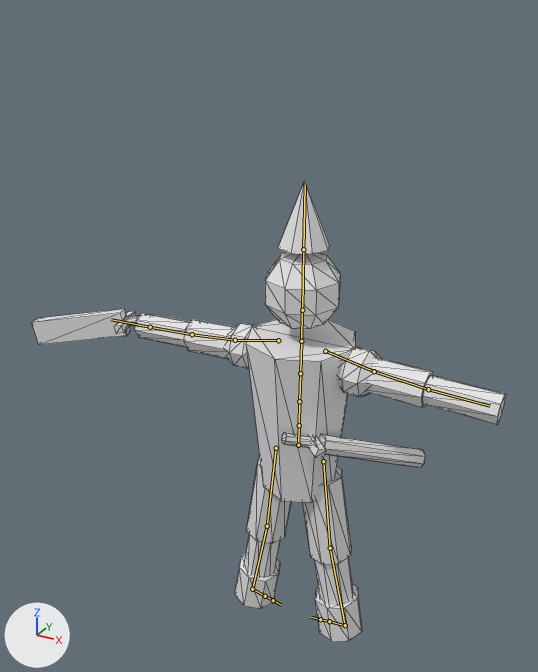
Before and after pictures for a commit that changed the glTF model public/models/peao_rpg.glb.
Before and after are seen from a camera (50 mm lens) standing at (0.525, -1.074, 1.136) and looking at (-0.099, 0.062, 0.568). The axes (+X, +Y, +Z) are drawn at lower left. The lights are the same throughout. The first picture is the older version. The bones that change, and the others that lie on the model, are drawn over the model as lines. Mesh edges are drawn as thin lines.

In view in the first picture: 'Peca_p'.
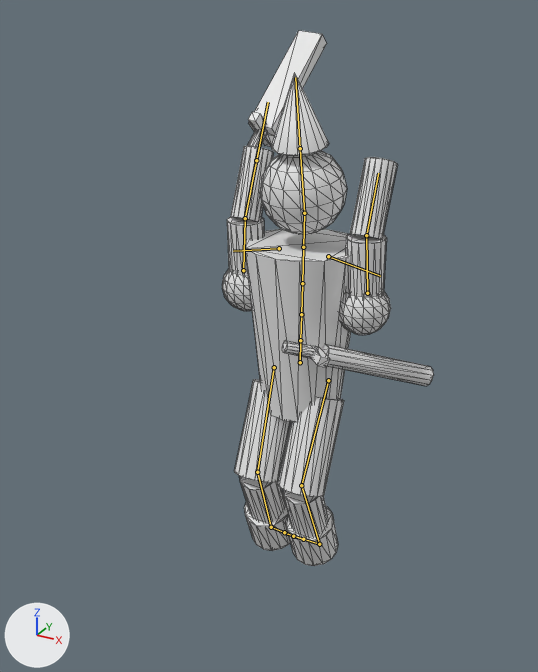
The newer file adds an action. The first version stands in its rest pose; the second is drawn at frame 12 of the action 'Comemorar'.

Patch to the scene script:
```diff
--- a/public/models/peao_rpg.glb.py
+++ b/public/models/peao_rpg.glb.py
@@ bone_mixamorig_hips @@
 bone_mixamorig_hips = bpy.data.objects['Esqueleto'].pose.bones['mixamorig:Hips']
-bone_mixamorig_hips.location = (0.0, 0.0, 0.0)
+bone_mixamorig_hips.location = (0.0, 0.17, 0.0)
@@ bone_mixamorig_leftupleg @@
 bone_mixamorig_leftupleg = bpy.data.objects['Esqueleto'].pose.bones['mixamorig:LeftUpLeg']  # child of 'mixamorig:Hips'
-bone_mixamorig_leftupleg.location = (0.0, 0.0, 0.0)
-bone_mixamorig_leftupleg.rotation_quaternion = (1.0, 0.0, 0.0, 0.0)  # degrees (0, 0, 0)
+bone_mixamorig_leftupleg.location = (-0.004, 0.002, 0.0)
+bone_mixamorig_leftupleg.rotation_quaternion = (-0.973, -0.216, 0.006, 0.077)  # degrees (25, 1, -9)
@@ bone_mixamorig_leftleg @@
 bone_mixamorig_leftleg = bpy.data.objects['Esqueleto'].pose.bones['mixamorig:LeftLeg']  # child of 'mixamorig:LeftUpLeg'
-bone_mixamorig_leftleg.rotation_quaternion = (1.0, 0.0, 0.0, 0.0)  # degrees (0, 0, 0)
+bone_mixamorig_leftleg.rotation_quaternion = (0.924, -0.382, 0.018, 0.0)  # degrees (-45, 2, -1)
@@ bone_mixamorig_rightupleg @@
 bone_mixamorig_rightupleg = bpy.data.objects['Esqueleto'].pose.bones['mixamorig:RightUpLeg']  # child of 'mixamorig:Hips'
-bone_mixamorig_rightupleg.location = (0.0, 0.0, 0.0)
-bone_mixamorig_rightupleg.rotation_quaternion = (1.0, 0.0, 0.0, 0.0)  # degrees (0, 0, 0)
+bone_mixamorig_rightupleg.location = (0.004, 0.002, 0.0)
+bone_mixamorig_rightupleg.rotation_quaternion = (-0.973, -0.216, -0.006, -0.077)  # degrees (25, -1, 9)
@@ bone_mixamorig_rightleg @@
 bone_mixamorig_rightleg = bpy.data.objects['Esqueleto'].pose.bones['mixamorig:RightLeg']  # child of 'mixamorig:RightUpLeg'
-bone_mixamorig_rightleg.rotation_quaternion = (1.0, 0.0, 0.0, 0.0)  # degrees (0, 0, 0)
+bone_mixamorig_rightleg.rotation_quaternion = (0.924, -0.382, -0.018, 0.0)  # degrees (-45, -2, 1)
@@ bone_mixamorig_leftarm @@
 bone_mixamorig_leftarm = bpy.data.objects['Esqueleto'].pose.bones['mixamorig:LeftArm']  # child of 'mixamorig:LeftShoulder'
-bone_mixamorig_leftarm.location = (0.0, 0.0, 0.0)
-bone_mixamorig_leftarm.rotation_quaternion = (1.0, 0.0, 0.0, 0.0)  # degrees (0, 0, 0)
+bone_mixamorig_leftarm.location = (0.001, -0.017, 0.035)
+bone_mixamorig_leftarm.rotation_quaternion = (0.013, 0.03, -0.645, 0.764)  # degrees (-80, -4, -179)
@@ bone_mixamorig_leftforearm @@
 bone_mixamorig_leftforearm = bpy.data.objects['Esqueleto'].pose.bones['mixamorig:LeftForeArm']  # child of 'mixamorig:LeftArm'
-bone_mixamorig_leftforearm.rotation_quaternion = (1.0, 0.0, 0.0, 0.0)  # degrees (0, 0, 0)
+bone_mixamorig_leftforearm.rotation_quaternion = (0.976, 0.005, 0.001, 0.216)  # degrees (1, 0, 25)
@@ bone_mixamorig_head @@
 bone_mixamorig_head = bpy.data.objects['Esqueleto'].pose.bones['mixamorig:Head']  # child of 'mixamorig:Neck'
-bone_mixamorig_head.rotation_quaternion = (1.0, 0.0, 0.0, 0.0)  # degrees (0, 0, 0)
+bone_mixamorig_head.rotation_quaternion = (0.995, 0.098, 0.0, 0.0)  # degrees (11, 0, 0)
@@ bone_mixamorig_rightarm @@
 bone_mixamorig_rightarm = bpy.data.objects['Esqueleto'].pose.bones['mixamorig:RightArm']  # child of 'mixamorig:RightShoulder'
-bone_mixamorig_rightarm.location = (0.0, 0.0, 0.0)
-bone_mixamorig_rightarm.rotation_quaternion = (1.0, 0.0, 0.0, 0.0)  # degrees (0, 0, 0)
+bone_mixamorig_rightarm.location = (-0.001, -0.017, 0.035)
+bone_mixamorig_rightarm.rotation_quaternion = (0.013, 0.031, 0.645, -0.764)  # degrees (-80, 4, 179)
@@ bone_mixamorig_rightforearm @@
 bone_mixamorig_rightforearm = bpy.data.objects['Esqueleto'].pose.bones['mixamorig:RightForeArm']  # child of 'mixamorig:RightArm'
-bone_mixamorig_rightforearm.rotation_quaternion = (1.0, 0.0, 0.0, 0.0)  # degrees (0, 0, 0)
+bone_mixamorig_rightforearm.rotation_quaternion = (0.976, 0.005, -0.001, -0.216)  # degrees (1, 0, -25)
```

Changed parts and their boxes [x1, y1, x2, y2] in the pictures (538 x 672 px):
'Peca_p', posed (55% narrower, 16% taller): before [32, 181, 506, 642]; after [222, 31, 433, 566]
bone 'mixamorig:Hips', root to tip: before (298, 445) to (299, 425); after (300, 362) to (300, 341)
bone 'mixamorig:LeftUpLeg', root to tip: before (323, 461) to (330, 548); after (328, 380) to (301, 485)
bone 'mixamorig:LeftLeg', root to tip: before (330, 548) to (345, 625); after (301, 485) to (319, 544)
bone 'mixamorig:RightUpLeg', root to tip: before (276, 448) to (267, 526); after (274, 367) to (257, 472)
bone 'mixamorig:RightLeg', root to tip: before (267, 526) to (252, 589); after (257, 472) to (271, 527)
bone 'mixamorig:LeftArm', root to tip: before (374, 371) to (428, 389); after (367, 293) to (366, 235)
bone 'mixamorig:LeftForeArm', root to tip: before (428, 389) to (490, 406); after (366, 235) to (378, 173)
bone 'mixamorig:Head', root to tip: before (302, 310) to (303, 249); after (304, 213) to (300, 148)
bone 'mixamorig:RightArm', root to tip: before (235, 340) to (192, 334); after (243, 270) to (245, 218)
bone 'mixamorig:RightForeArm', root to tip: before (192, 334) to (150, 327); after (245, 218) to (256, 160)
